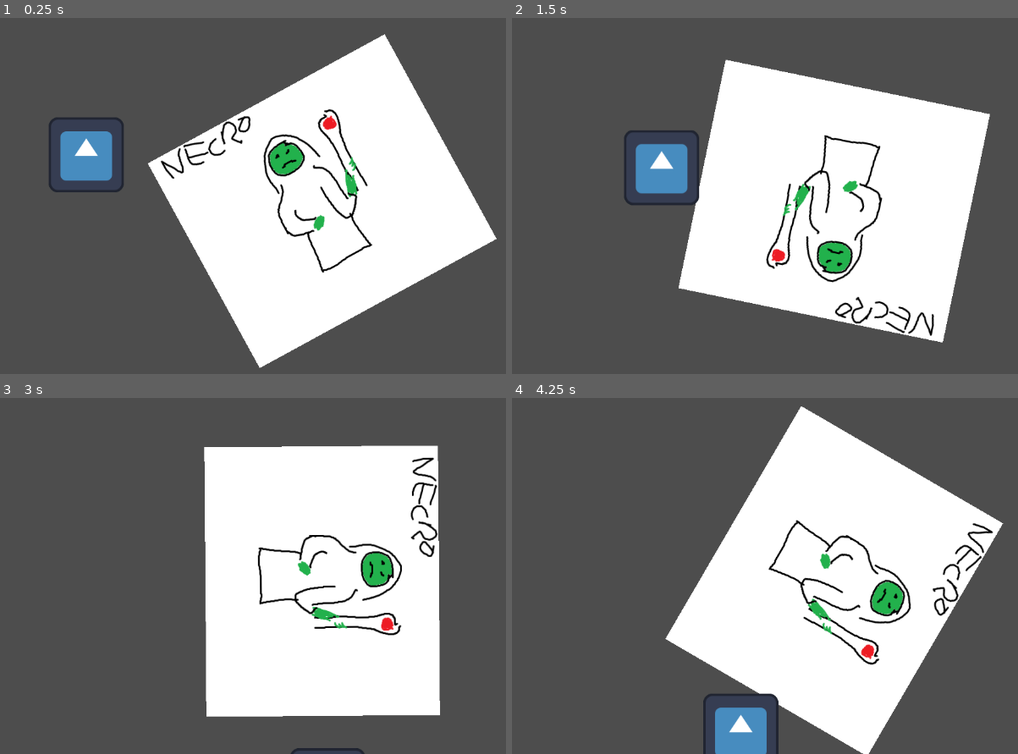
Above: before the commit, frames 1-4 (two rows, left to right).
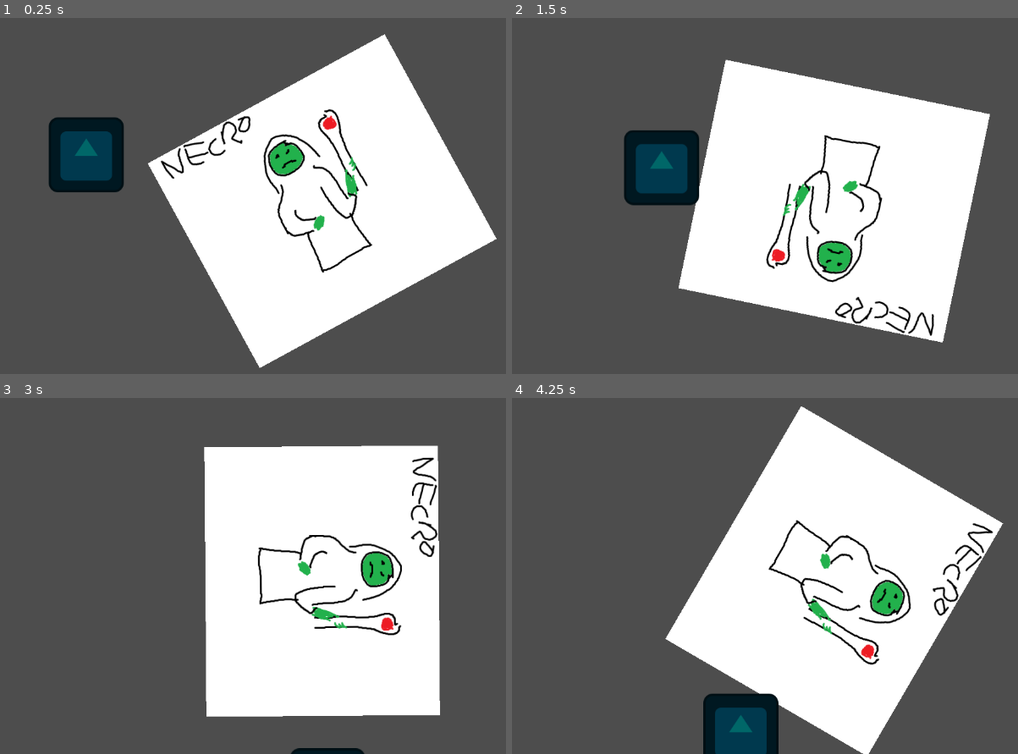
Above: after the commit, the same moments.

Repository: TyGuy54/GMTK-Jam
Game: Godot game, scene res://Scenes/main.tscn
Two runs of this game, one before a commit and one after it. Both use one fixed random seed, a clock stepped at 60 frames per second and the inputs below. The engine's default icon, where the game draws it, is replaced by a stand-in: a white triangle on a blue panel in a dark square.
Inputs:
- Up to frame 1 (0.25 s): no input
- Up to frame 2 (1.5 s): hold Right (ui_right) 0.53-1.28 s; hold Down (ui_down) from 1.28 s (still down)
- Up to frame 3 (3 s): release Down (ui_down) at 2.03 s; hold Right (ui_right) 2.03-2.78 s; hold Up (ui_up) from 2.78 s (still down)
- Up to frame 4 (4.25 s): release Up (ui_up) at 3.53 s; hold Left (ui_left) from 3.53 s (still down)

The runs differ from the first frame. In frame 1, 3.0% of the frame differs, in the area x 9-25%, y 28-49%; in frame 2, 3.0%; in frame 3, 0.2%; in frame 4, 2.5%.

Commit message:
more capitalization

Diff:
--- a/Scenes/main.tscn
+++ b/Scenes/main.tscn
@@ -1,8 +1,7 @@
-[gd_scene load_steps=4 format=3 uid="uid://ddoytg5uilqnq"]
+[gd_scene load_steps=3 format=3 uid="uid://ddoytg5uilqnq"]
 
-[ext_resource type="PackedScene" uid="uid://dug0txk7tb52l" path="res://Scenes/Nector/Nector.tscn" id="1_0b3ls"]
-[ext_resource type="PackedScene" uid="uid://c4jppx37xwi01" path="res://Scenes/Player/Player.tscn" id="2_w0ing"]
-[ext_resource type="Texture2D" uid="uid://dcjs4cx8wak85" path="res://icon.svg" id="3_j435r"]
+[ext_resource type="PackedScene" uid="uid://dug0txk7tb52l" path="res://Scenes/Nector/nector.tscn" id="1_0b3ls"]
+[ext_resource type="PackedScene" uid="uid://c4jppx37xwi01" path="res://Scenes/Player/player.tscn" id="2_w0ing"]
 
 [node name="main" type="Node2D"]
 position = Vector2(549, 353)
@@ -11,6 +10,3 @@
 
 [node name="Player" parent="." instance=ExtResource("2_w0ing")]
 position = Vector2(-402, -79)
-
-[node name="Sprite2D2" type="Sprite2D" parent="Player"]
-texture = ExtResource("3_j435r")
